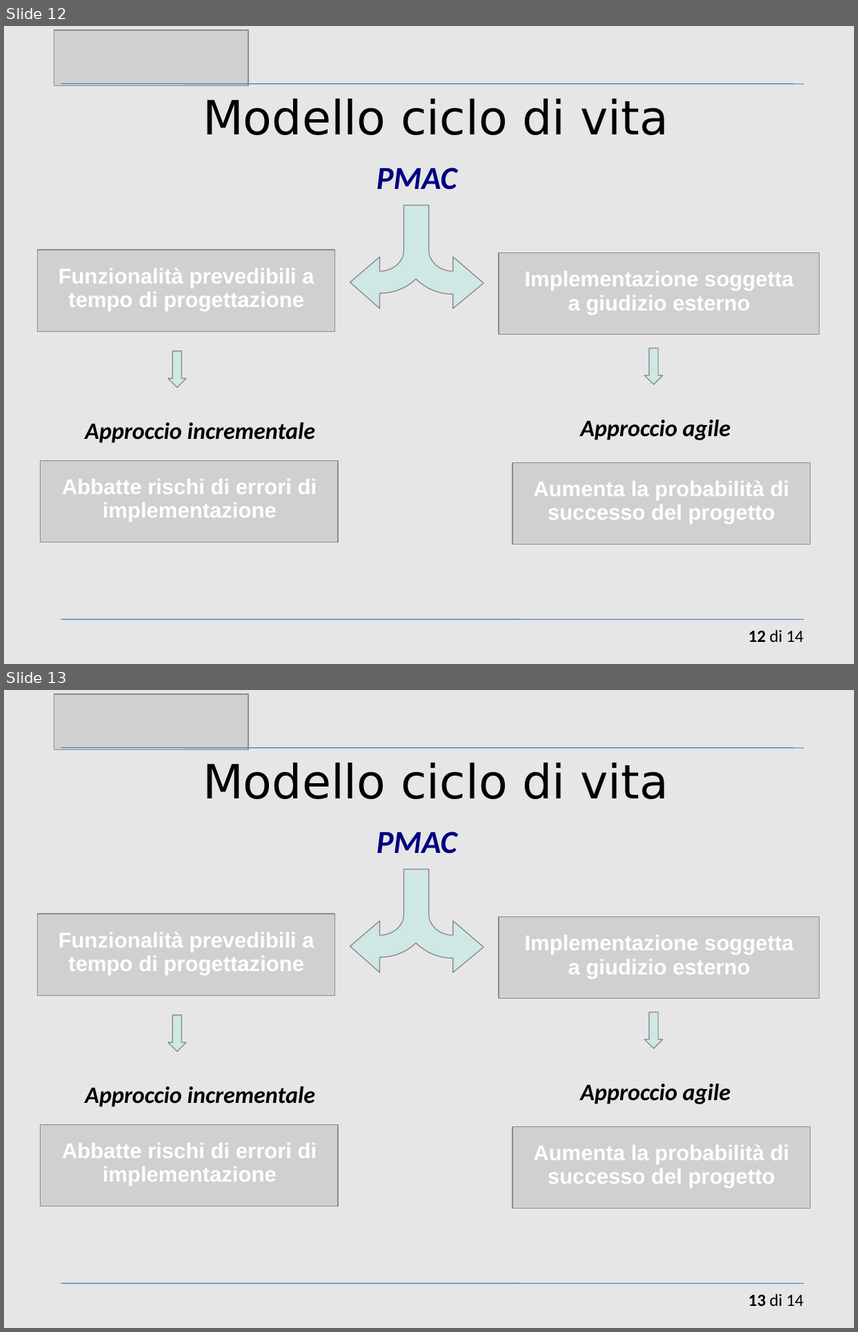
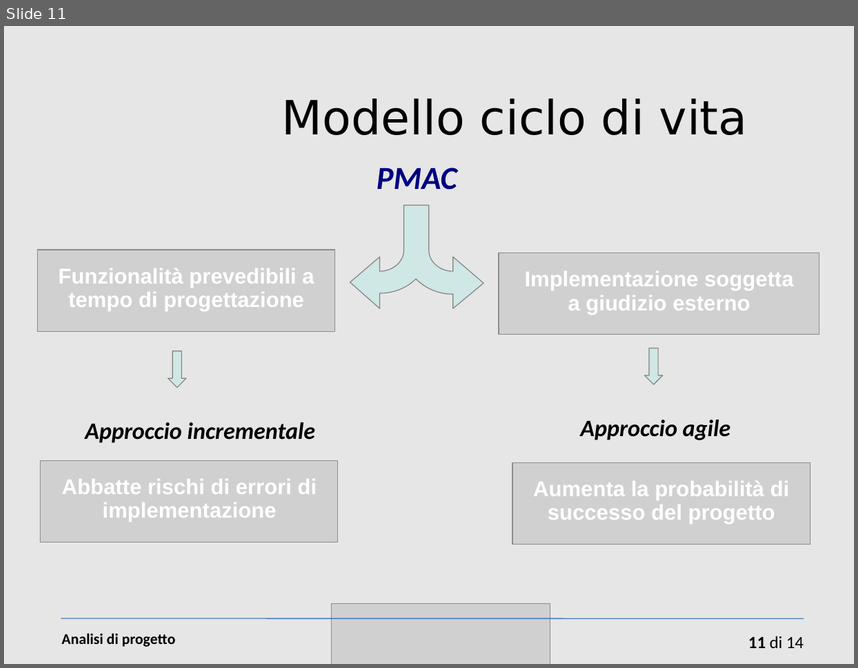
Before and after one commit to sevenfold-IS2011/woty_SGP, a slide deck: 1 descrizione del progetto/Presentazione-cap1.ppt. Shown one above the other, each under a label of ours: slides 12 and 13 before the commit, slide 11 after it. The pictures are 858x1332 and 858x668 pixels, drawn with LibreOffice and Linux fonts; fonts in the diff are those of the drawing; grey boxes stand for pictures. Boxes give left, top, right and bottom in pixels: in the first picture for what was removed or moved away, otherwise in the second. Text is boxed around its words. In the diff, an @@ line names an element or a change of style, - is before the commit and + after.

```diff
--- a/1 descrizione del progetto/Presentazione-cap1.ppt
+++ b/1 descrizione del progetto/Presentazione-cap1.ppt
@@ slide 13 removed at <box>4,690,854,1328</box>, background #E6E6E6 @@
@@ picture removed at <box>54,694,248,749</box> @@
@@ line removed from (61, 748) to (804, 748) @@
@@ text removed at <box>203,762,668,799</box> @@
-Modello ciclo di vita
@@ text removed at <box>377,831,457,854</box> @@
-PMAC
@@ freeform shape removed at <box>350,869,484,972</box> @@
@@ picture removed at <box>37,914,335,996</box> @@
@@ picture removed at <box>499,917,820,998</box> @@
@@ text removed at <box>59,932,314,975</box> @@
-Funzionalità prevedibili a tempo di progettazione
@@ text removed at <box>525,935,793,978</box> @@
-Implementazione soggetta a giudizio esterno
@@ down arrow removed at <box>168,1015,187,1051</box> @@
@@ down arrow removed at <box>645,1012,664,1048</box> @@
@@ text removed at <box>85,1086,315,1107</box> @@
-Approccio incrementale
@@ text removed at <box>580,1083,731,1104</box> @@
-Approccio agile
@@ picture removed at <box>41,1124,338,1206</box> @@
@@ text removed at <box>62,1143,317,1185</box> @@
-Abbatte rischi di errori di implementazione
@@ picture removed at <box>513,1127,811,1208</box> @@
@@ text removed at <box>533,1145,790,1187</box> @@
-Aumenta la probabilità di successo del progetto
@@ line removed from (61, 1283) to (804, 1283) @@
@@ page number removed at <box>749,1293,804,1305</box> @@
-13 di 14
@@ what was slide 12 is now slide 11 @@
@@ slide 11 changed as well @@
@@ line removed from (61, 84) to (804, 84) @@
@@ text "Modello ciclo di vita": place and size @@
-text "Modello ciclo di vita" at <box>203,98,668,135</box>
+text "Modello ciclo di vita" at <box>281,98,748,135</box>
@@ picture: place and size @@
-picture at <box>54,30,248,85</box>
+picture at <box>332,603,551,664</box>
@@ line (61, 619) - (804, 619): stroke #4A7EBB 0.74 pt to #4A7EBB 0.85 pt @@
@@ text added at <box>62,633,176,646</box>, 14 pt, text #000000, bold @@
+Analisi di progetto
@@ page number at <box>749,635,804,648</box>: text changed @@
-12 di 14
+11 di 14
```
Also in this commit, not shown: 11 other slides changed, 2 slides added, 3 other slides removed, 1 other file.
